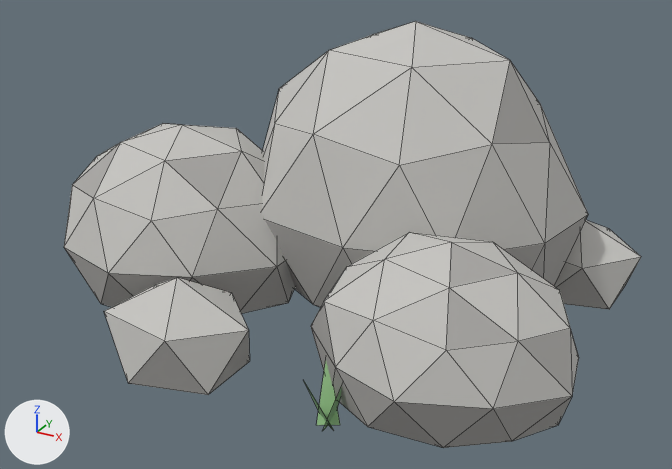
The glTF model assets/export/prop_rocks.glb, before and after one commit.
The view is the same before and after, from a 50 mm lens placed at (0.635, -1.117, 0.697), pointed at (0.031, -0.019, 0.148). Lighting does not change. The marker at lower left points along +X, +Y and +Z. The first picture is the older version. Mesh edges are drawn as thin lines. Vertices at exactly the same position are counted once.

The first picture shows 'prop_rocks'.
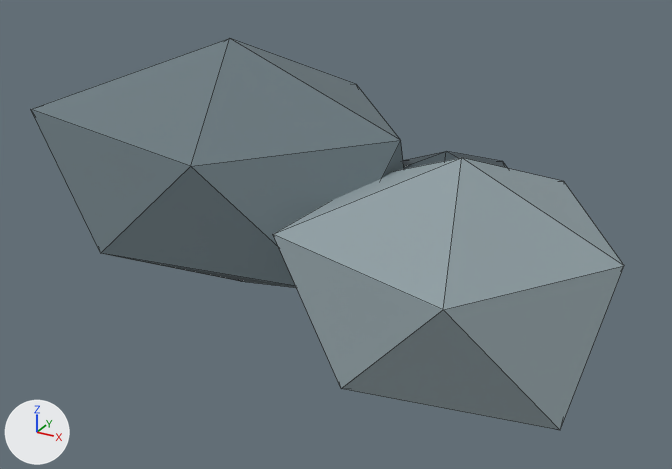
Where the change shows, as pixel boxes [x1, y1, x2, y2] in the pictures (672 x 469 px):
'prop_rocks', recoloured, reshaped (8% shorter)
    before: [64, 21, 641, 448]
    after: [31, 38, 624, 430]
part 1 of me_prop_rocks, rebuilt (31% wider, 26% taller)
    before: [311, 232, 579, 448]
    after: [273, 158, 624, 430]
part 2 of me_prop_rocks, rebuilt (61% wider, 31% taller)
    before: [64, 123, 295, 314]
    after: [31, 38, 404, 288]
part 3 of me_prop_rocks, deleted
    before: [104, 220, 641, 430]
part 4 of me_prop_rocks, reshaped
    before: [262, 21, 588, 307]
    after: [403, 151, 507, 169]

The change in detail:
Material 'stone' (mat_stone) changes colour from light grey #c5c4c0 to greyish cyan #6b7a80; in linear values from (0.561, 0.553, 0.529) to (0.147, 0.195, 0.216).
Material 'stone_dark' (mat_stone_dark) changes colour from grey #aaa8a5 to greyish blue #47545a; in linear values from (0.4, 0.392, 0.376) to (0.063, 0.0887, 0.102).
Material 'grass' (mat_grass) changes colour from green #a0ce94 to green #5aa86c; in linear values from (0.353, 0.62, 0.294) to (0.102, 0.392, 0.15).
Material 'stone_light' (mat_stone_light) is new.
Its base color is (0.275, 0.342, 0.366) (grey #8f9ea3).
Its roughness is 0.85.
me_prop_rocks is used by ob_prop_rocks; location (0.0, 0.0, 0.0).
me_prop_rocks had 180 vertices, 306 faces and spanned x -0.434..0.434, y -0.329..0.329, z 0.0..0.44.
me_prop_rocks now has 48 vertices, 80 faces and spans x -0.46..0.46, y -0.326..0.326, z 0.0..0.418.
me_prop_rocks part 1: the loose piece of 42 vertices spanning x 0.087..0.434, y -0.298..-0.006, z 0.0..0.235 is rebuilt with 12 vertices and now spans x 0.058..0.46, y -0.326..0.096, z 0.0..0.334, in mat_stone_light (grey #8f9ea3).
me_prop_rocks part 2: the loose piece of 42 vertices spanning x -0.434..-0.03, y -0.221..0.138, z 0.0..0.28 is rebuilt with 12 vertices and now spans x -0.46..0.131, y -0.237..0.21, z 0.029..0.418, in mat_stone (greyish cyan #6b7a80).
me_prop_rocks part 3: 9 loose pieces with 54 vertices, spanning x -0.352..0.42, y -0.329..0.329, z 0.0..0.152, are deleted.
Part 4, on me_prop_rocks:
42 vertices are removed from x -0.162..0.347, y -0.099..0.326, z 0.0..0.44.
80 faces are deleted.
24 vertices are added at x -0.271..0.26, y -0.105..0.326, z 0.033..0.387.
20 new faces join them, mat_stone_dark (greyish blue #47545a).
20 new faces join them, mat_grass (green #5aa86c).
me_prop_rocks no longer uses material mat_grass_dark (green #88b881).
me_prop_rocks gains material mat_stone_light (grey #8f9ea3).
